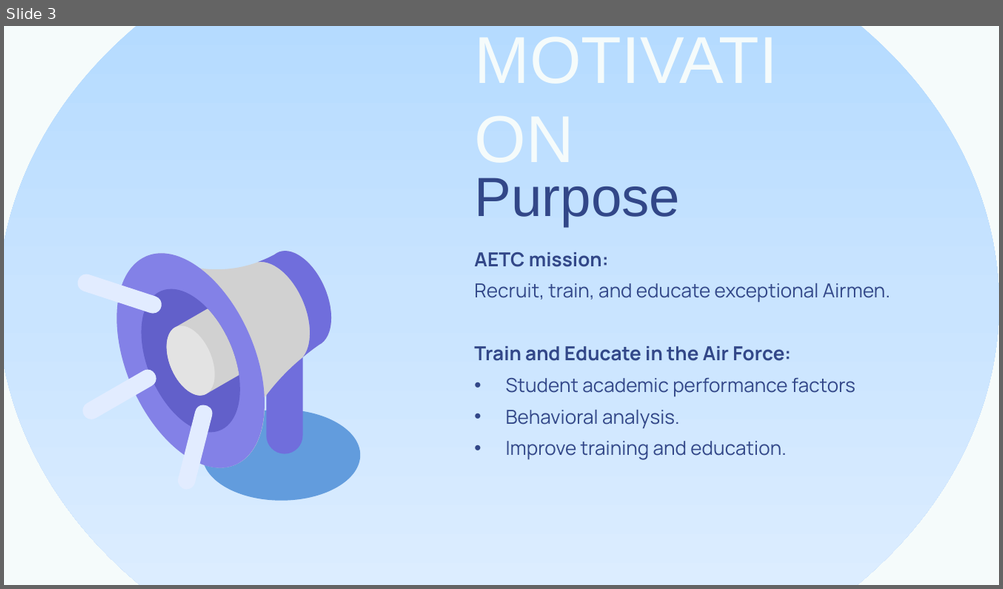
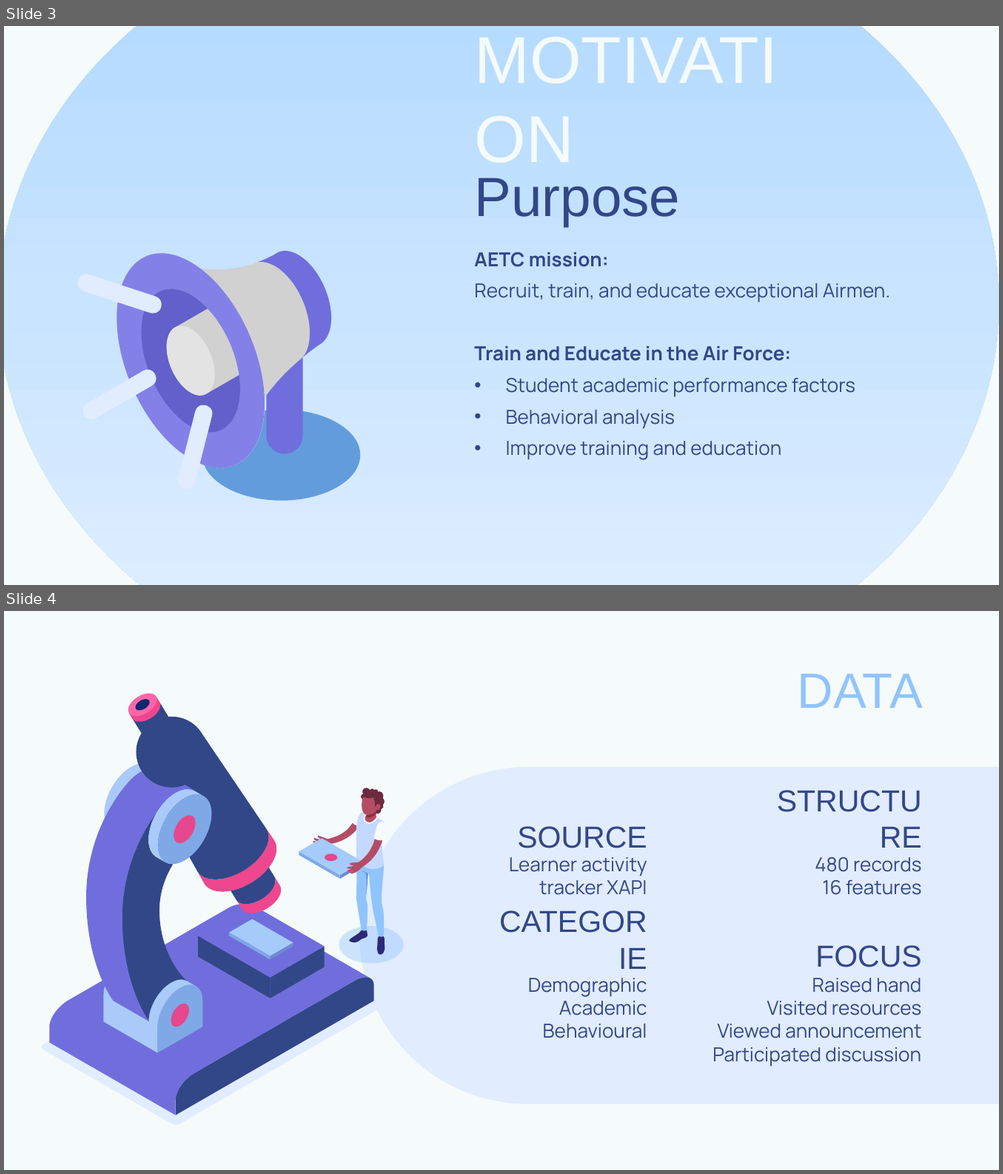
Before and after one commit to dyan27/da-capstone, a slide deck: DAI Final Capstone.pptx. Shown one above the other, each under a label of ours: slide 3 before the commit, slides 3 and 4 after it. The pictures are 1003x589 and 1003x1174 pixels, drawn with LibreOffice and Linux fonts; fonts in the diff are those of the drawing. Boxes give left, top, right and bottom in pixels: in the first picture for what was removed or moved away, otherwise in the second. Text is boxed around its words. In the diff, an @@ line names an element or a change of style, - is before the commit and + after.

```diff
--- a/DAI Final Capstone.pptx
+++ b/DAI Final Capstone.pptx
@@ slide 4 added at (4, 611, 999, 1170), background #F5FBFB @@
@@ title added at (797, 674, 922, 708), 36 pt, text #90C4FE @@
+DATA
@@ group added at (41, 694, 404, 1125): 48 freeform shapes @@
@@ round same rect added at (359, 767, 999, 1105), fill #E2ECFF @@
@@ title added at (747, 801, 931, 863), 22 pt, text #324788 @@
+STRUCTURE
@@ title added at (517, 826, 646, 849), 22 pt, text #324788 @@
+SOURCE
@@ subtitle added at (509, 857, 647, 895), 14 pt, text #324788 @@
+Learner activity tracker XAPI
@@ subtitle added at (814, 857, 922, 895), 14 pt, text #324788 @@
+480 records
+16 features
@@ title added at (487, 923, 657, 985), 22 pt, text #324788 @@
+CATEGORIE
@@ title added at (815, 945, 921, 968), 22 pt, text #324788 @@
+FOCUS
@@ subtitle added at (528, 978, 647, 1039), 14 pt, text #324788 @@
+Demographic
+Academic
+Behavioural
@@ subtitle added at (712, 978, 922, 1067), 14 pt, text #324788 @@
+Raised hand
+Visited resources
+Viewed announcement
+Participated discussion
@@ slide 3 changed as well @@
@@ subtitle at (506, 410, 781, 460): text changed @@
-• Behavioral analysis.
-• Improve training and education.
+• Behavioral analysis
+• Improve training and education
```
Also in this commit, not shown: 10 other slides changed, 16 other files.
